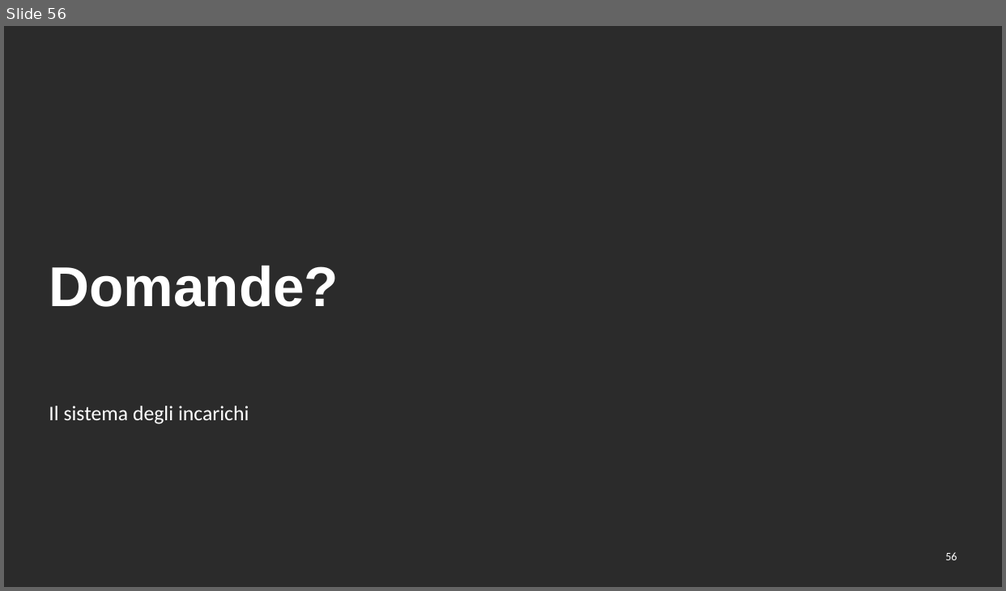
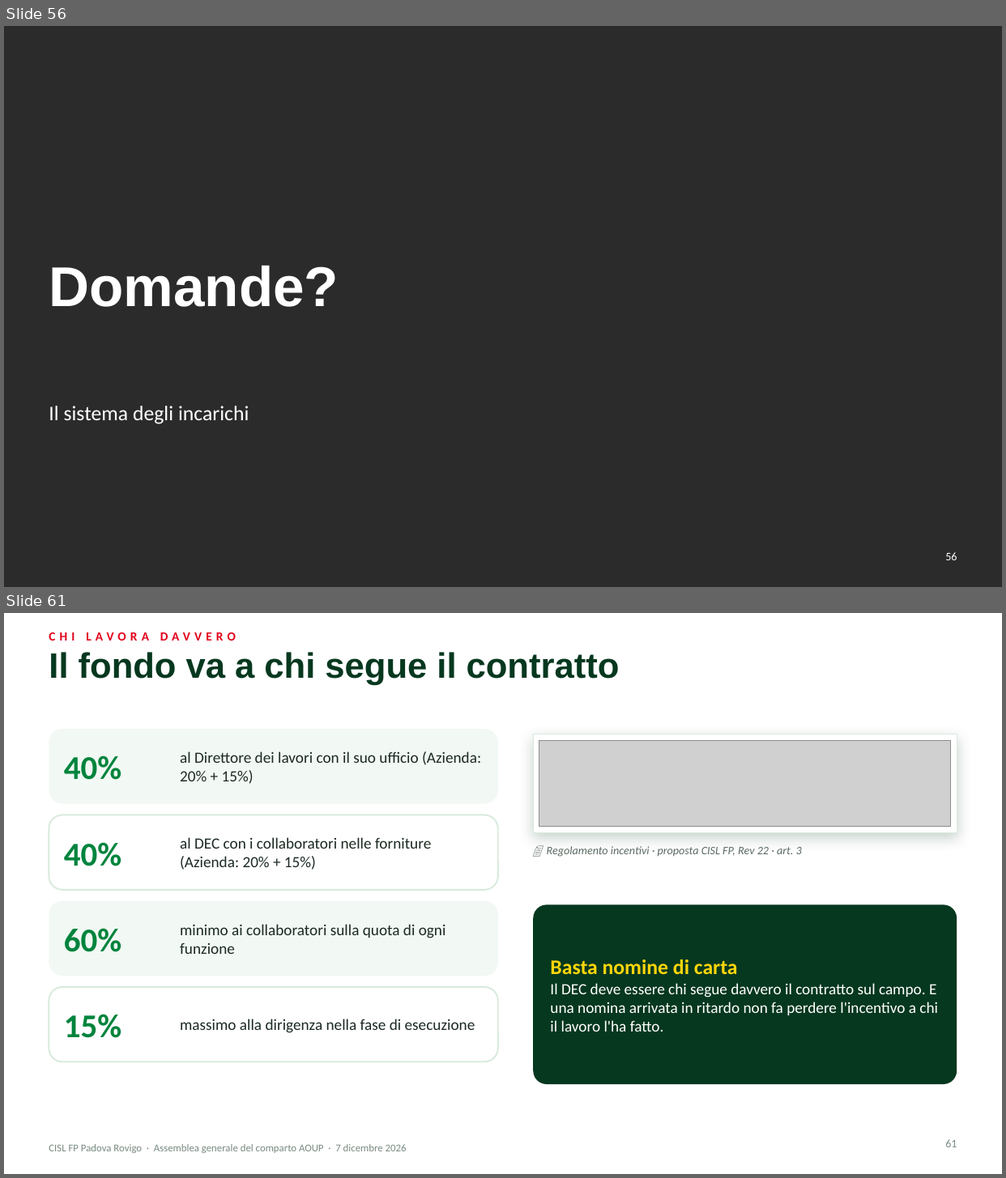
Before and after one commit to aki1806-droid/Prove, a slide deck: produzione/assemblea-2026-12-07/slide/assemblea-2026-12-07.pptx. Shown one above the other, each under a label of ours: slide 56 before the commit, slides 56 and 61 after it; the slides between them are not shown. The pictures are 1006x591 and 1006x1178 pixels, drawn with LibreOffice and Linux fonts; fonts in the diff are those of the drawing; grey boxes stand for pictures; background and template pictures are left out; a plain dark background stands for a picture behind light text. Boxes give left, top, right and bottom in pixels: in the first picture for what was removed or moved away, otherwise in the second. Text is boxed around its words. In the diff, an @@ line names an element or a change of style, - is before the commit and + after.

```diff
--- a/produzione/assemblea-2026-12-07/slide/assemblea-2026-12-07.pptx
+++ b/produzione/assemblea-2026-12-07/slide/assemblea-2026-12-07.pptx
@@ slide 61 added at [4, 613, 1002, 1174], background #FFFFFF @@
@@ text added at [49, 632, 236, 641], 12 pt, text #E2001A, bold @@
+CHI LAVORA DAVVERO
@@ title added at [49, 652, 620, 685], 34 pt, text #06381F, bold @@
+Il fondo va a chi segue il contratto
@@ rounded rectangle added at [49, 729, 498, 804], fill #F2F8F3 @@
@@ text added at [64, 756, 122, 780], 32 pt, text #00843D, bold @@
+40%
@@ text added at [180, 752, 481, 784], 15 pt, text #1B2A22 @@
+al Direttore dei lavori con il suo ufficio (Azienda: 20% + 15%)
@@ rectangle added at [533, 735, 957, 833], fill #FFFFFF, outline #D9EADD 1 pt @@
@@ picture added at [539, 740, 951, 827] @@
@@ rounded rectangle added at [49, 815, 498, 890], fill #FFFFFF, outline #D9EADD 1.5 pt @@
@@ text added at [64, 842, 122, 867], 32 pt, text #00843D, bold @@
+40%
@@ text added at [180, 837, 431, 870], 15 pt, text #1B2A22 @@
+al DEC con i collaboratori nelle forniture (Azienda: 20% + 15%)
@@ text added at [547, 846, 802, 857], 11 pt, text #5B6B62, italic @@
+📄 Regolamento incentivi · proposta CISL FP, Rev 22 · art. 3
@@ rounded rectangle added at [49, 901, 498, 976], fill #F2F8F3 @@
@@ text added at [64, 928, 122, 952], 32 pt, text #00843D, bold @@
+60%
@@ text added at [180, 924, 446, 954], 15 pt, text #1B2A22 @@
+minimo ai collaboratori sulla quota di ogni funzione
@@ rounded rectangle added at [533, 905, 957, 1084], fill #06381F @@
@@ text added at [550, 960, 938, 1032], 15 pt, text #FFFFFF @@
+Basta nomine di carta
+Il DEC deve essere chi segue davvero il contratto sul campo. E una nomina arrivata in ritardo non fa perdere l'incentivo a chi il lavoro l'ha fatto.
@@ rounded rectangle added at [49, 987, 498, 1063], fill #FFFFFF, outline #D9EADD 1.5 pt @@
@@ text added at [64, 1014, 122, 1038], 32 pt, text #00843D, bold @@
+15%
@@ text added at [180, 1019, 475, 1033], 15 pt, text #1B2A22 @@
+massimo alla dirigenza nella fase di esecuzione
@@ text added at [49, 1144, 407, 1153], 10 pt, text #7A8B81 @@
+CISL FP Padova Rovigo · Assemblea generale del comparto AOUP · 7 dicembre 2026
@@ page number added at [945, 1139, 957, 1148], 11 pt, text #7A8B81 @@
+61
```
Also in this commit, not shown: 2 slides changed, 9 other slides added, 16 other files.
